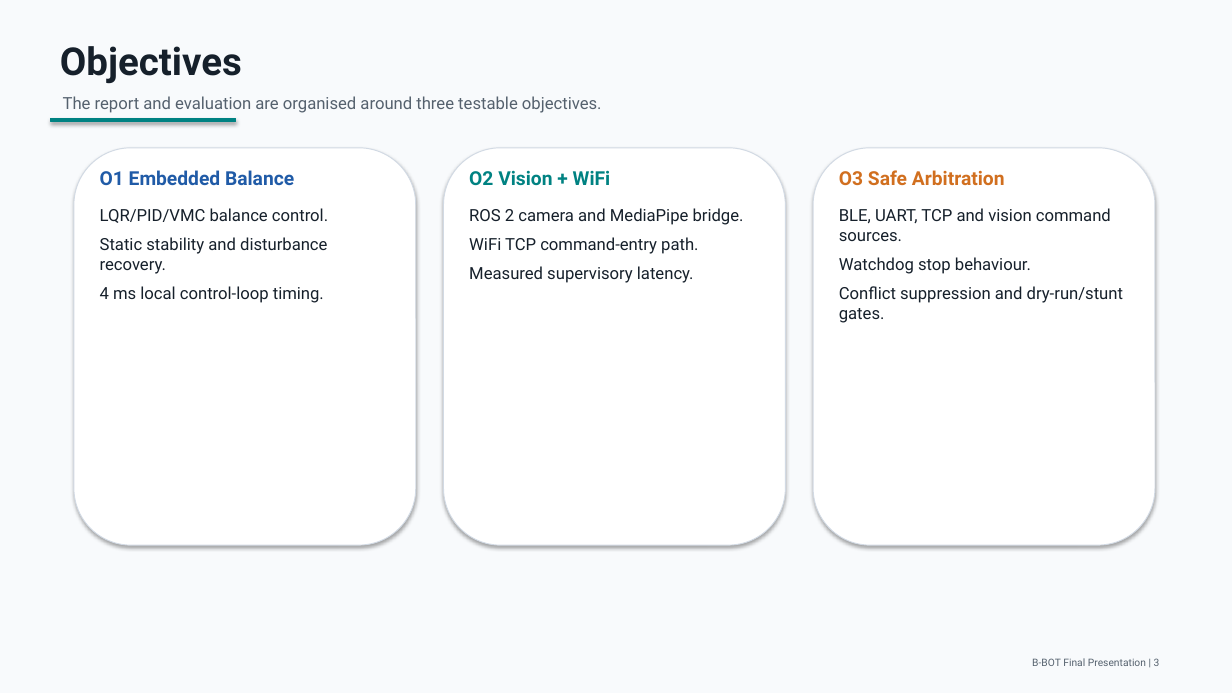
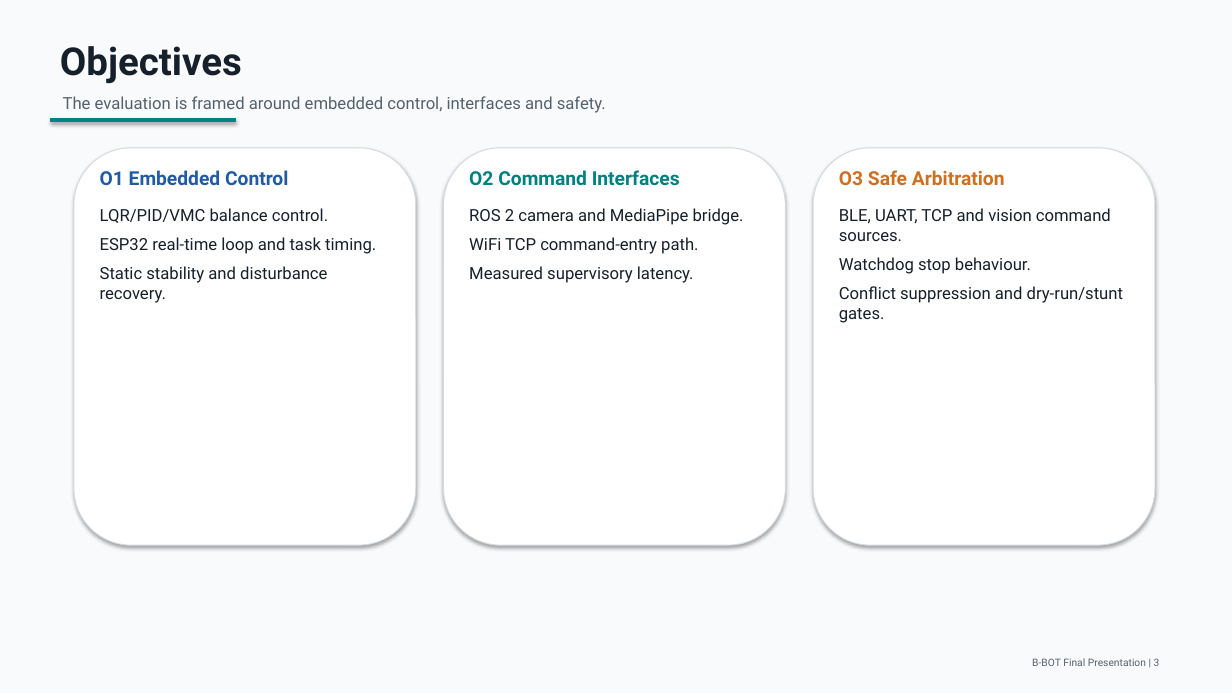
Before and after one commit to Realsbt/B-BOT, a slide deck: slide 3 of Report/presentation/B-BOT_final_presentation.pptx. Drawn at 1232x693 pixels with LibreOffice and Linux fonts; fonts in the diff are those of the drawing. Boxes give left, top, right and bottom in pixels: in the first picture for what was removed or moved away, otherwise in the second. Text is boxed around its words. In the diff, an @@ line names an element or a change of style, - is before the commit and + after.

```diff
--- a/Report/presentation/B-BOT_final_presentation.pptx
+++ b/Report/presentation/B-BOT_final_presentation.pptx
@@ text at (63,96,606,113): text changed @@
-The report and evaluation are organised around three testable objectives.
+The evaluation is framed around embedded control, interfaces and safety.
@@ text at (100,170,288,185): text changed @@
-O1 Embedded Balance
+O1 Embedded Control
@@ text at (469,170,680,186): text changed @@
-O2 Vision + WiFi
+O2 Command Interfaces
@@ text at (100,237,376,254): paragraph added @@
+ESP32 real-time loop and task timing.
@@ text at (100,286,324,303): paragraph removed @@
-4 ms local control-loop timing.
```
Also in this commit, not shown: 9 other slides changed, 4 other files.
